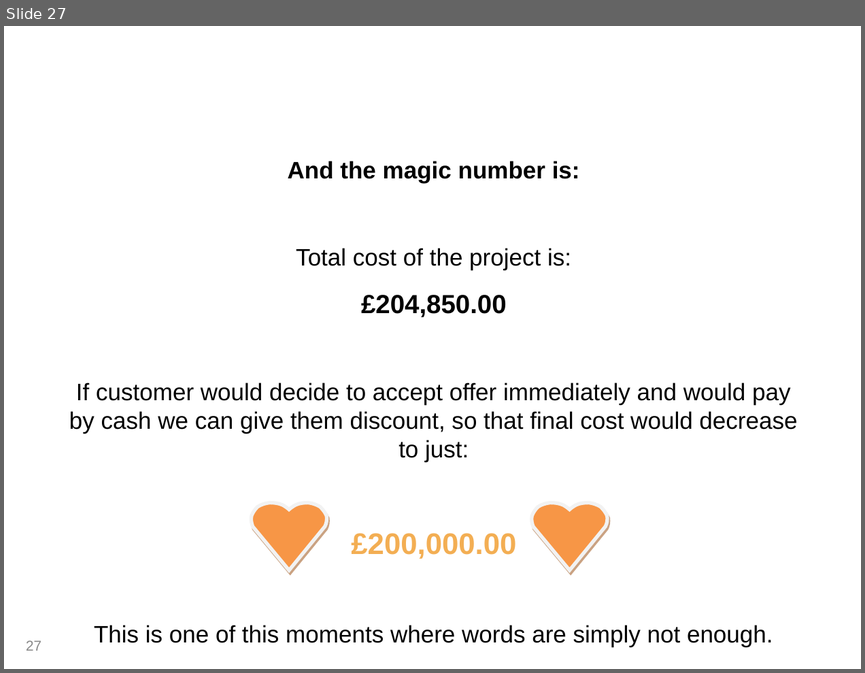
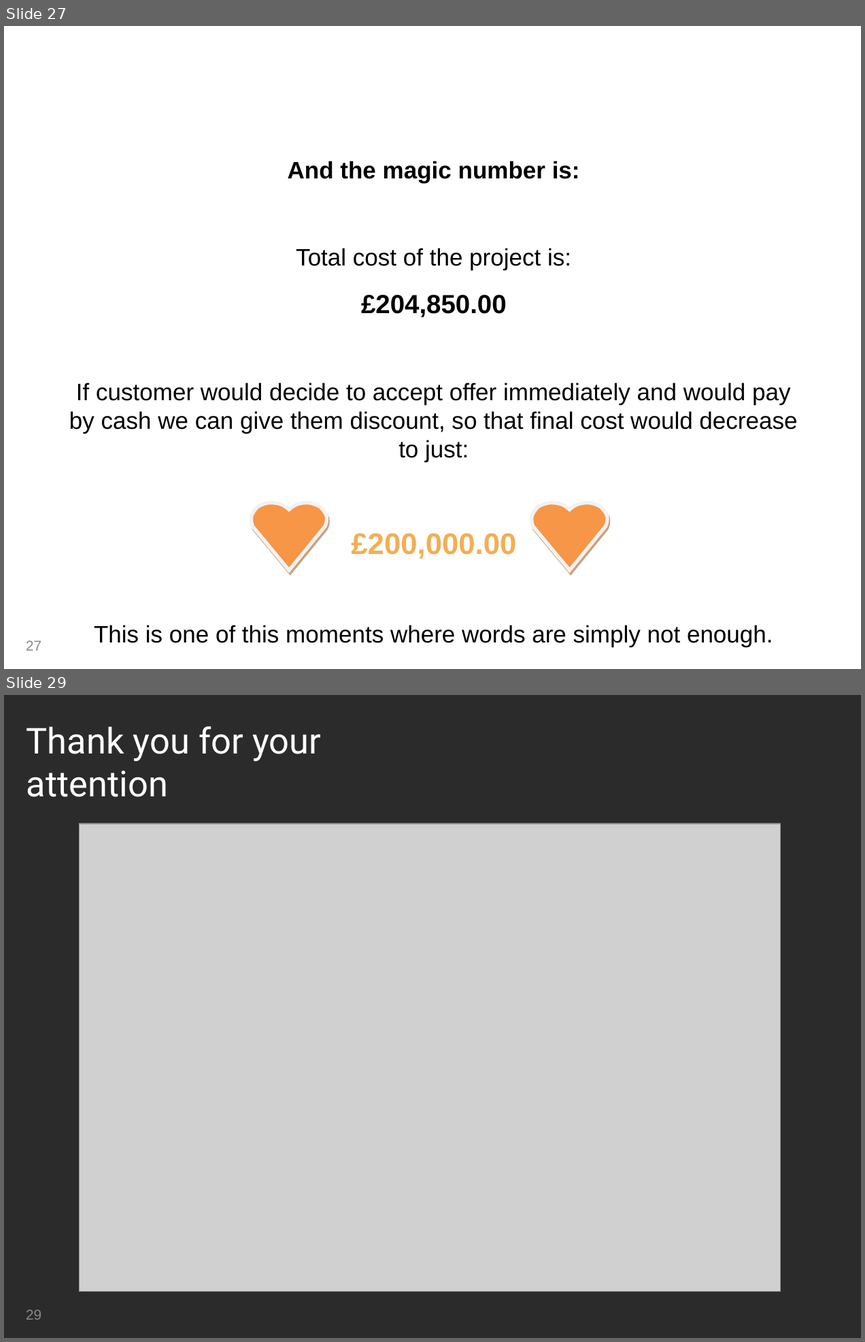
Before and after one commit to mateuszgolab/applications-in-high-end-computing, a slide deck: Presentation/Group Presentation.ppt. Shown one above the other, each under a label of ours: slide 27 before the commit, slides 27 and 29 after it; the slides between them are not shown. The pictures are 865x673 and 865x1342 pixels, drawn with LibreOffice and Linux fonts; fonts in the diff are those of the drawing; grey boxes stand for pictures; background and template pictures are left out; a plain dark background stands for a picture behind light text. Boxes give left, top, right and bottom in pixels: in the first picture for what was removed or moved away, otherwise in the second. Text is boxed around its words. In the diff, an @@ line names an element or a change of style, - is before the commit and + after.

```diff
--- a/Presentation/Group Presentation.ppt
+++ b/Presentation/Group Presentation.ppt
@@ slide 29 added at bbox=[4, 695, 861, 1338], background picture (left out) @@
@@ title added at bbox=[26, 726, 321, 797], 30 pt, text #FFFFFF @@
+Thank you for your attention
@@ picture added at bbox=[79, 824, 781, 1291] @@
@@ rectangle added at bbox=[652, 1306, 695, 1323], fill #FFFFFF @@
@@ page number added at bbox=[26, 1309, 41, 1319], 12 pt, text #898989 @@
+29
```
Also in this commit, not shown: 1 slide changed, 1 slide removed.
